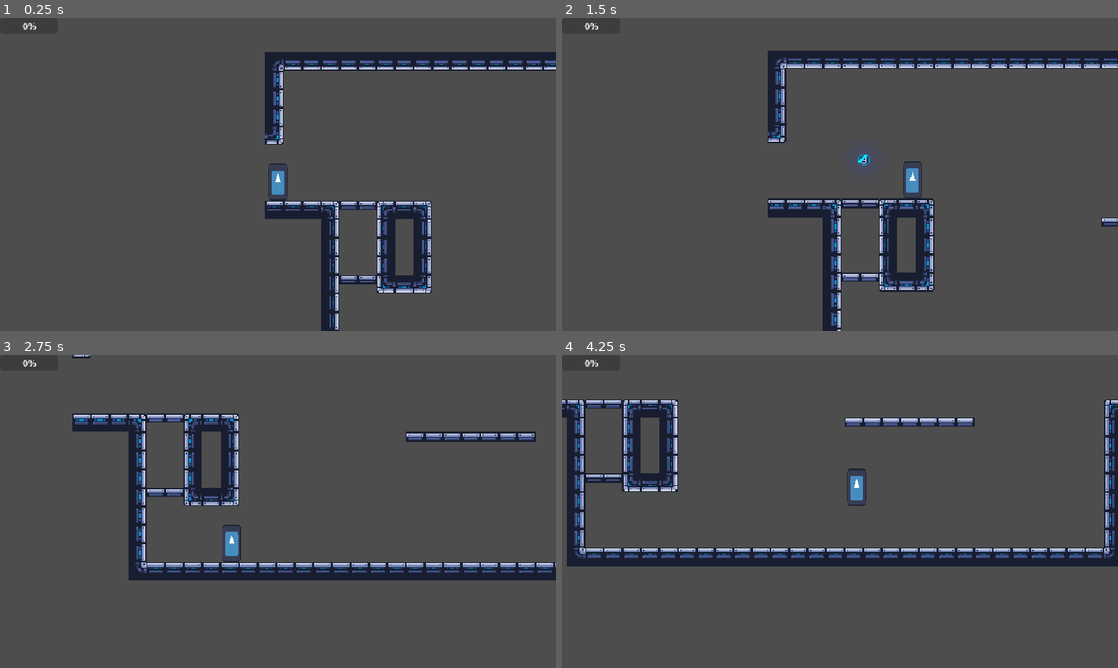
Above: before the commit, frames 1-4 (two rows, left to right).
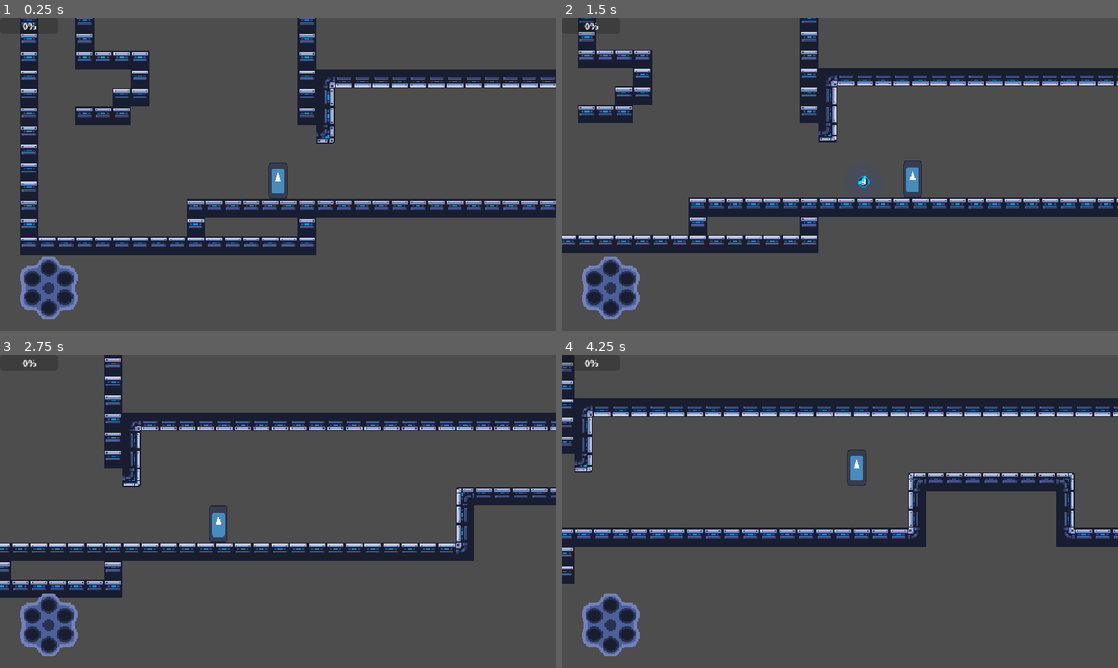
Above: after the commit, the same moments.

Repository: ygda-org/revolver
Game: Godot game, scene res://main/main.tscn
Same seed, same stepped clock (60 frames per second), same inputs: the game is played once before the commit and once after it. The engine's default icon, where the game draws it, is replaced by a stand-in: a white triangle on a blue panel in a dark square.
Inputs (mouse positions are in pixels of both pictures, inside the frame that each line leads up to):
- Up to frame 1 (0.25 s): no input
- Up to frame 2 (1.5 s): tap Enter (ui_accept) at 0.5, 0.6 s; move the mouse to (962, 158) at 0.52 s; hold D (right) from 0.53 s (still down); tap Space (jump) at 0.77 s; move the mouse to (728, 190) at 1.27 s; click (728, 190) at 1.35 s
- Up to frame 3 (2.75 s): tap Space (jump) at 1.52 s; tap Enter (ui_accept) at 1.55, 2.1 s; move the mouse to (333, 442) at 2.02 s; release D (right) at 2.03 s; hold A (left) from 2.03 s (still down)
- Up to frame 4 (4.25 s): move the mouse to (812, 574) at 2.77 s; release A (left) at 2.78 s; hold D (right) from 2.78 s (still down); tap Enter (ui_accept) at 2.85, 3.8 s; tap Space (jump) at 3.02, 3.77 s; move the mouse to (1006, 558) at 3.52 s; click (1006, 558) at 3.6 s

The runs differ from the first frame. In frame 1, 24% of the frame differs, in the area x 3-100%, y 0-100%; in frame 2, 23%; in frame 3, 24%; in frame 4, 26%, in the area x 0-100%, y 0-97%.

Commit message:
level gen in

Diff:
--- a/levels/finalized_levels/arena.tscn
+++ b/levels/finalized_levels/arena.tscn
@@ -1,9 +1,17 @@
 [gd_scene format=4 uid="uid://dh5gt3gmdypcy"]
 
+[ext_resource type="Script" uid="uid://cco8tgle33jhk" path="res://levels/room.gd" id="1_tpln1"]
 [ext_resource type="TileSet" uid="uid://dikhrktubmn1u" path="res://assets/tileset.tres" id="1_x56fg"]
 
 [node name="Arena" type="Node2D" unique_id=305474640]
+script = ExtResource("1_tpln1")
 
 [node name="TileMapLayer" type="TileMapLayer" parent="." unique_id=129110864]
 tile_map_data = PackedByteArray("AAAAAAMAAQABAAIAAAAAAP//AQABAAIAACABAAMAAQABAAIAAAABAP//AQACAAAAADACAAMAAQABAAIAAAADAA …(1280 unchanged characters)…
 tile_set = ExtResource("1_x56fg")
+
+[node name="LeftGate" type="Marker2D" parent="." unique_id=363802532]
+position = Vector2(0, 48)
+
+[node name="RightGate" type="Marker2D" parent="." unique_id=57634269]
+position = Vector2(400, 47)
--- a/levels/finalized_levels/big_climb.tscn
+++ b/levels/finalized_levels/big_climb.tscn
@@ -1,9 +1,16 @@
 [gd_scene format=4 uid="uid://ceahe2vb6ddoi"]
 
+[ext_resource type="Script" uid="uid://cco8tgle33jhk" path="res://levels/room.gd" id="1_kqwpw"]
 [ext_resource type="TileSet" uid="uid://dikhrktubmn1u" path="res://assets/tileset.tres" id="1_monfl"]
 
 [node name="BigClimb" type="Node2D" unique_id=48317999]
+script = ExtResource("1_kqwpw")
 
 [node name="TileMapLayer" type="TileMapLayer" parent="." unique_id=1844169777]
 tile_map_data = PackedByteArray("AAAAAAAAAQABAAIAAAABAAAAAQABAAIAAAACAAAAAQABAAIAAAADAAAAAQABAAIAAAAEAAAAAQABAAIAAAAAAP …(1840 unchanged characters)…
 tile_set = ExtResource("1_monfl")
+
+[node name="LeftGate" type="Marker2D" parent="." unique_id=1693639016]
+
+[node name="RightGate" type="Marker2D" parent="." unique_id=1027320888]
+position = Vector2(320, -272)
--- a/levels/finalized_levels/divot.tscn
+++ b/levels/finalized_levels/divot.tscn
@@ -1,9 +1,16 @@
 [gd_scene format=4 uid="uid://4fry2b1uh8qn"]
 
+[ext_resource type="Script" uid="uid://cco8tgle33jhk" path="res://levels/room.gd" id="1_qxta5"]
 [ext_resource type="TileSet" uid="uid://dikhrktubmn1u" path="res://assets/tileset.tres" id="1_umsxu"]
 
 [node name="Divot" type="Node2D" unique_id=97404988]
+script = ExtResource("1_qxta5")
 
 [node name="TileMapLayer" type="TileMapLayer" parent="." unique_id=1436705832]
 tile_map_data = PackedByteArray("AAAAAAAAAQABAAIAAAABAAAAAQABAAIAAAACAAAAAQABAAIAAAADAAAAAQACAAAAABAAAPz/AQABAAIAACABAP …(2320 unchanged characters)…
 tile_set = ExtResource("1_umsxu")
+
+[node name="LeftGate" type="Marker2D" parent="." unique_id=369581892]
+
+[node name="RightGate" type="Marker2D" parent="." unique_id=1065349130]
+position = Vector2(641, -65)
--- a/levels/finalized_levels/floors.tscn
+++ b/levels/finalized_levels/floors.tscn
@@ -1,9 +1,17 @@
 [gd_scene format=4 uid="uid://biabvptf2ckdh"]
 
 [ext_resource type="TileSet" uid="uid://dikhrktubmn1u" path="res://assets/tileset.tres" id="1_vof73"]
+[ext_resource type="Script" uid="uid://cco8tgle33jhk" path="res://levels/room.gd" id="1_y4fel"]
 
 [node name="Floors" type="Node2D" unique_id=2070512084]
+script = ExtResource("1_y4fel")
 
 [node name="TileMapLayer" type="TileMapLayer" parent="." unique_id=2060085899]
 tile_map_data = PackedByteArray("AAAAAAMAAQABAAIAAAABAAMAAQABAAIAAAAAAP//AQABAAIAACABAP//AQACAAAAADACAAMAAQABAAIAAAADAA …(1024 unchanged characters)…
 tile_set = ExtResource("1_vof73")
+
+[node name="LeftGate" type="Marker2D" parent="." unique_id=1157317436]
+position = Vector2(0, 47)
+
+[node name="RightGate" type="Marker2D" parent="." unique_id=219429635]
+position = Vector2(338, -17)
--- a/levels/finalized_levels/gap.tscn
+++ b/levels/finalized_levels/gap.tscn
@@ -1,9 +1,16 @@
 [gd_scene format=4 uid="uid://tdmtpaas2xmi"]
 
 [ext_resource type="TileSet" uid="uid://dikhrktubmn1u" path="res://assets/tileset.tres" id="1_j7mk3"]
+[ext_resource type="Script" uid="uid://cco8tgle33jhk" path="res://levels/room.gd" id="1_u645g"]
 
 [node name="Gap" type="Node2D" unique_id=1217900044]
+script = ExtResource("1_u645g")
 
 [node name="TileMapLayer" type="TileMapLayer" parent="." unique_id=190858701]
 tile_map_data = PackedByteArray("AAAAAAAAAQABAAIAAAAAAPz/AQACAAAAADAAAPv/AQACAAEAABAAAPr/AQACAAEAABAAAPn/AQACAAEAABAAAP …(1856 unchanged characters)…
 tile_set = ExtResource("1_j7mk3")
+
+[node name="LeftGate" type="Marker2D" parent="." unique_id=1137780046]
+
+[node name="RightGate" type="Marker2D" parent="." unique_id=198641041]
+position = Vector2(593, -2)
--- a/levels/finalized_levels/revolver.tscn
+++ b/levels/finalized_levels/revolver.tscn
@@ -1,9 +1,17 @@
 [gd_scene format=4 uid="uid://caglpsmtvy52y"]
 
 [ext_resource type="TileSet" uid="uid://dikhrktubmn1u" path="res://assets/tileset.tres" id="1_rqxvc"]
+[ext_resource type="Script" uid="uid://cco8tgle33jhk" path="res://levels/room.gd" id="1_uvwb7"]
 
 [node name="Revolver" type="Node2D" unique_id=811598274]
+script = ExtResource("1_uvwb7")
 
 [node name="TileMapLayer" type="TileMapLayer" parent="." unique_id=554724178]
 tile_map_data = PackedByteArray("AAAAAAEAAQABAAIAAAAAAP3/AQABAAIAACABAAEAAQABAAIAAAACAAEAAQABAAIAAAADAAEAAQABAAIAAAABAP …(8112 unchanged characters)…
 tile_set = ExtResource("1_rqxvc")
+
+[node name="LeftGate" type="Marker2D" parent="." unique_id=1387150472]
+position = Vector2(0, 16)
+
+[node name="RightGate" type="Marker2D" parent="." unique_id=236153212]
+position = Vector2(768, 321)
--- a/levels/finalized_levels/short_climb.tscn
+++ b/levels/finalized_levels/short_climb.tscn
@@ -5,8 +5,13 @@
 
 [node name="ShortClimb" type="Node2D" unique_id=857788238]
 script = ExtResource("1_71rvx")
-gates = Array[Vector4]([Vector4(0, 0, 0, 0), Vector4(0, 1, 0, 0)])
 
 [node name="TileMapLayer" type="TileMapLayer" parent="." unique_id=1883053869]
 tile_map_data = PackedByteArray("AAAAAAAAAQACAAIAADAAAAQAAQACAAEAABAIAAIAAQABAAAAAAALAAAAAQACAAEAAAALAAEAAQACAAEAAAAAAA …(1008 unchanged characters)…
 tile_set = ExtResource("1_p83dv")
+
+[node name="LeftGate" type="Marker2D" parent="." unique_id=2132986408]
+position = Vector2(-1, 208)
+
+[node name="RightGate" type="Marker2D" parent="." unique_id=1825803577]
+position = Vector2(226, -34)
--- a/levels/finalized_levels/small_jump_down.tscn
+++ b/levels/finalized_levels/small_jump_down.tscn
@@ -1,9 +1,16 @@
 [gd_scene format=4 uid="uid://d2m4afcrc7r3t"]
 
 [ext_resource type="TileSet" uid="uid://dikhrktubmn1u" path="res://assets/tileset.tres" id="1_t5ce2"]
+[ext_resource type="Script" uid="uid://cco8tgle33jhk" path="res://levels/room.gd" id="1_tlc6i"]
 
 [node name="SmallJumpDown" type="Node2D" unique_id=1898100694]
+script = ExtResource("1_tlc6i")
 
 [node name="TileMapLayer" type="TileMapLayer" parent="." unique_id=1873357422]
 tile_map_data = PackedByteArray("AAAAAAAAAQABAAIAAAABAAAAAQABAAIAAAACAAAAAQABAAIAAAADAAAAAQABAAIAAAAEAAAAAQABAAIAAAAFAA …(848 unchanged characters)…
 tile_set = ExtResource("1_t5ce2")
+
+[node name="LeftGate" type="Marker2D" parent="." unique_id=1440213313]
+
+[node name="RightGate" type="Marker2D" parent="." unique_id=1131926262]
+position = Vector2(225, 125)
--- a/levels/finalized_levels/small_jump_up.tscn
+++ b/levels/finalized_levels/small_jump_up.tscn
@@ -1,9 +1,16 @@
 [gd_scene format=4 uid="uid://davvari2jplu4"]
 
+[ext_resource type="Script" uid="uid://cco8tgle33jhk" path="res://levels/room.gd" id="1_0tf2e"]
 [ext_resource type="TileSet" uid="uid://dikhrktubmn1u" path="res://assets/tileset.tres" id="1_mu41l"]
 
 [node name="SmallJumpUp" type="Node2D" unique_id=893360166]
+script = ExtResource("1_0tf2e")
 
 [node name="TileMapLayer" type="TileMapLayer" parent="." unique_id=1955981325]
 tile_map_data = PackedByteArray("AAAAAAAAAQABAAIAAAABAAAAAQABAAIAAAACAAAAAQABAAIAAAADAAAAAQABAAIAAAAEAAAAAQABAAIAAAAFAA …(656 unchanged characters)…
 tile_set = ExtResource("1_mu41l")
+
+[node name="LeftGate" type="Marker2D" parent="." unique_id=1758793647]
+
+[node name="RightGate" type="Marker2D" parent="." unique_id=1021275462]
+position = Vector2(258, -67)
--- a/levels/finalized_levels/smallest.tscn
+++ b/levels/finalized_levels/smallest.tscn
@@ -1,9 +1,16 @@
 [gd_scene format=4 uid="uid://b5xo6o75hpty"]
 
 [ext_resource type="TileSet" uid="uid://dikhrktubmn1u" path="res://assets/tileset.tres" id="1_nfwwi"]
+[ext_resource type="Script" uid="uid://cco8tgle33jhk" path="res://levels/room.gd" id="1_w14o3"]
 
 [node name="Smallest" type="Node2D" unique_id=1030999557]
+script = ExtResource("1_w14o3")
 
 [node name="TileMapLayer" type="TileMapLayer" parent="." unique_id=61159573]
 tile_map_data = PackedByteArray("AAAAAAAAAQABAAIAAAABAAAAAQABAAIAAAACAAAAAQABAAIAAAADAAAAAQABAAIAAAAAAPz/AQABAAIAACABAP …(528 unchanged characters)…
 tile_set = ExtResource("1_nfwwi")
+
+[node name="LeftGate" type="Marker2D" parent="." unique_id=590011828]
+
+[node name="RightGate" type="Marker2D" parent="." unique_id=1366141479]
+position = Vector2(257, 1)
--- a/levels/finalized_levels/steps.tscn
+++ b/levels/finalized_levels/steps.tscn
@@ -1,9 +1,17 @@
 [gd_scene format=4 uid="uid://ck2v6kb7at7k1"]
 
+[ext_resource type="Script" uid="uid://cco8tgle33jhk" path="res://levels/room.gd" id="1_qsw0f"]
 [ext_resource type="TileSet" uid="uid://dikhrktubmn1u" path="res://assets/tileset.tres" id="1_vma6n"]
 
 [node name="Steps" type="Node2D" unique_id=1921354511]
+script = ExtResource("1_qsw0f")
 
 [node name="TileMapLayer" type="TileMapLayer" parent="." unique_id=667169609]
 tile_map_data = PackedByteArray("AAAAAAQAAQABAAIAAAABAAQAAQABAAIAAAAAAAAAAQABAAIAACACAAQAAQABAAIAAAADAAQAAQABAAIAAAAEAA …(2096 unchanged characters)…
 tile_set = ExtResource("1_vma6n")
+
+[node name="LeftGate" type="Marker2D" parent="." unique_id=1292892235]
+position = Vector2(-2, 63)
+
+[node name="RightGate" type="Marker2D" parent="." unique_id=484192381]
+position = Vector2(337, -273)
--- a/levels/finalized_levels/tunnel.tscn
+++ b/levels/finalized_levels/tunnel.tscn
@@ -1,9 +1,17 @@
 [gd_scene format=4 uid="uid://dnoe8amuqmu6q"]
 
+[ext_resource type="Script" uid="uid://cco8tgle33jhk" path="res://levels/room.gd" id="1_2v75e"]
 [ext_resource type="TileSet" uid="uid://dikhrktubmn1u" path="res://assets/tileset.tres" id="1_uveau"]
 
 [node name="Tunnel" type="Node2D" unique_id=188045053]
+script = ExtResource("1_2v75e")
 
 [node name="TileMapLayer" type="TileMapLayer" parent="." unique_id=808402596]
 tile_map_data = PackedByteArray("AAABAAAAAQABAAIAACABAAcAAQABAAIAAAACAAAAAQABAAIAACACAAcAAQABAAIAAAADAAAAAQABAAIAACADAA …(1552 unchanged characters)…
 tile_set = ExtResource("1_uveau")
+
+[node name="LeftGate" type="Marker2D" parent="." unique_id=605815278]
+position = Vector2(-2, 110)
+
+[node name="RightGate" type="Marker2D" parent="." unique_id=1621507090]
+position = Vector2(723, 110)
--- a/levels/finalized_levels/winder.tscn
+++ b/levels/finalized_levels/winder.tscn
@@ -1,9 +1,16 @@
 [gd_scene format=4 uid="uid://bdocv0lkp4a2j"]
 
+[ext_resource type="Script" uid="uid://cco8tgle33jhk" path="res://levels/room.gd" id="1_l1hc5"]
 [ext_resource type="TileSet" uid="uid://dikhrktubmn1u" path="res://assets/tileset.tres" id="1_xymot"]
 
 [node name="Winder" type="Node2D" unique_id=1835849230]
+script = ExtResource("1_l1hc5")
 
 [node name="TileMapLayer" type="TileMapLayer" parent="." unique_id=297715666]
 tile_map_data = PackedByteArray("AAAAAAAAAQABAAIAAAABAAAAAQABAAIAAAACAAAAAQABAAIAAAAAAPz/AQABAAIAACABAPz/AQABAAIAACACAP …(3984 unchanged characters)…
 tile_set = ExtResource("1_xymot")
+
+[node name="LeftGate" type="Marker2D" parent="." unique_id=2130998983]
+
+[node name="RightGate" type="Marker2D" parent="." unique_id=616260780]
+position = Vector2(673, -82)
--- a/levels/level.gd
+++ b/levels/level.gd
@@ -7,29 +7,31 @@
 
 var level_length : int = 20
 
+const ROOMS_PATH : String = "res://levels/finalized_levels/"
+
 # Called when the node enters the scene tree for the first time.
 func _ready() -> void:
-	for room_file in ResourceLoader.list_directory("res://levels/test_rooms/"):# DirAccess.get_files_at("res://level/rooms/room_for_real/"):
-		pool.append(load("res://levels/test_rooms/" + room_file))
+	for room_file in ResourceLoader.list_directory(ROOMS_PATH):
+		pool.append(load(ROOMS_PATH + room_file))
 	#pool.sort_custom(func(a,b): return a.length > b.length)
 	generate()
 
-func _process(delta: float) -> void:
-
-	if Input.is_action_just_pressed("ui_accept"):
-		for i in range(1, get_child_count()):
-			get_child(i).queue_free()
-		generate()
-
-	if Input.is_action_pressed("ui_up"):
-		$Camera2D.zoom += Vector2(1,1) * delta
-	if Input.is_action_pressed("ui_down"):
-		$Camera2D.zoom += -Vector2(1,1) * delta
-
-	var mouse_vector = get_viewport().get_mouse_position() - Vector2(960/2, 540/2)
-	if mouse_vector.length_squared() < 10000:
-		return
-	$Camera2D.position += mouse_vector * delta
+#func _process(delta: float) -> void:
+	#
+	#if Input.is_action_just_pressed("ui_accept"):
+		#for i in range(1, get_child_count()):
+			#get_child(i).queue_free()
+		#generate()
+	#
+	#if Input.is_action_pressed("ui_up"):
+		#$Camera2D.zoom += Vector2(1,1) * delta
+	#if Input.is_action_pressed("ui_down"):
+		#$Camera2D.zoom += -Vector2(1,1) * delta
+	#
+	#var mouse_vector = get_viewport().get_mouse_position() - Vector2(960/2, 540/2)
+	#if mouse_vector.length_squared() < 10000:
+		#return
+	#$Camera2D.position += mouse_vector * delta
 
 func generate() -> void:
 	var queue : Array[Room] = []
--- a/levels/level.tscn
+++ b/levels/level.tscn
@@ -4,6 +4,3 @@
 
 [node name="Level" type="Node2D" unique_id=2114628824]
 script = ExtResource("1_80vhd")
-
-[node name="Camera2D" type="Camera2D" parent="." unique_id=1480910760]
-zoom = Vector2(0.2, 0.2)
--- a/levels/start_end_rooms/t_room_end.tscn
+++ b/levels/start_end_rooms/t_room_end.tscn
@@ -12,4 +12,4 @@
 tile_set = ExtResource("2_xr8nl")
 
 [node name="Marker2D" type="Marker2D" parent="." unique_id=121254526]
-position = Vector2(1, 206)
+position = Vector2(-1, 240)
--- a/levels/start_end_rooms/t_room_start.tscn
+++ b/levels/start_end_rooms/t_room_start.tscn
@@ -12,4 +12,4 @@
 tile_set = ExtResource("2_n4t7v")
 
 [node name="Marker2D" type="Marker2D" parent="." unique_id=461458738]
-position = Vector2(256, 179)
+position = Vector2(256, 207)
--- a/main/main.tscn
+++ b/main/main.tscn
@@ -1,16 +1,16 @@
 [gd_scene format=3 uid="uid://cnoahdbn2sxq3"]
 
 [ext_resource type="PackedScene" uid="uid://dhebim0i23kwq" path="res://player/player.tscn" id="2_pjrb6"]
-[ext_resource type="PackedScene" uid="uid://tdmtpaas2xmi" path="res://levels/finalized_levels/gap.tscn" id="3_xwkvk"]
+[ext_resource type="PackedScene" uid="uid://bpd0hdgh8yjwm" path="res://levels/level.tscn" id="3_xwkvk"]
 [ext_resource type="PackedScene" uid="uid://rcq8go31l55x" path="res://ui/hud.tscn" id="4_c651c"]
 
 [node name="Main" type="Node2D" unique_id=1213057778]
-
-[node name="Player" parent="." unique_id=1304598780 instance=ExtResource("2_pjrb6")]
-position = Vector2(11, -22)
 
 [node name="CanvasLayer" type="CanvasLayer" parent="." unique_id=338208126]
 
 [node name="Hud" parent="CanvasLayer" unique_id=1107756674 instance=ExtResource("4_c651c")]
 
-[node name="Gap" parent="." unique_id=1217900044 instance=ExtResource("3_xwkvk")]
+[node name="Player" parent="." unique_id=1304598780 instance=ExtResource("2_pjrb6")]
+position = Vector2(223, 187)
+
+[node name="Level" parent="." unique_id=2114628824 instance=ExtResource("3_xwkvk")]
--- a/ui/hud.tscn
+++ b/ui/hud.tscn
@@ -1,6 +1,96 @@
 [gd_scene format=3 uid="uid://rcq8go31l55x"]
 
 [ext_resource type="Script" uid="uid://bt6yv7042srx6" path="res://ui/hud.gd" id="1_rbyyf"]
+[ext_resource type="Texture2D" uid="uid://b10ebsd2m16cn" path="res://assets/ui/revolver_rotate_empty.png" id="2_546lt"]
+[ext_resource type="Texture2D" uid="uid://dlsgg4ygkppf4" path="res://assets/ui/revolver_reload.png" id="3_7ihmi"]
+
+[sub_resource type="AtlasTexture" id="AtlasTexture_en2x2"]
+atlas = ExtResource("2_546lt")
+region = Rect2(0, 0, 56, 57)
+
+[sub_resource type="AtlasTexture" id="AtlasTexture_1v5rv"]
+atlas = ExtResource("3_7ihmi")
+region = Rect2(0, 0, 56, 57)
+
+[sub_resource type="AtlasTexture" id="AtlasTexture_q43x7"]
+atlas = ExtResource("3_7ihmi")
+region = Rect2(56, 0, 56, 57)
+
+[sub_resource type="AtlasTexture" id="AtlasTexture_srpbi"]
+atlas = ExtResource("3_7ihmi")
+region = Rect2(0, 57, 56, 57)
+
+[sub_resource type="AtlasTexture" id="AtlasTexture_spcu4"]
+atlas = ExtResource("3_7ihmi")
+region = Rect2(56, 57, 56, 57)
+
+[sub_resource type="AtlasTexture" id="AtlasTexture_ff8ar"]
+atlas = ExtResource("2_546lt")
+region = Rect2(0, 0, 56, 57)
+
+[sub_resource type="AtlasTexture" id="AtlasTexture_m0eg6"]
+atlas = ExtResource("2_546lt")
+region = Rect2(56, 0, 56, 57)
+
+[sub_resource type="AtlasTexture" id="AtlasTexture_b00kl"]
+atlas = ExtResource("2_546lt")
+region = Rect2(0, 57, 56, 57)
+
+[sub_resource type="AtlasTexture" id="AtlasTexture_so1yu"]
+atlas = ExtResource("2_546lt")
+region = Rect2(56, 57, 56, 57)
+
+[sub_resource type="AtlasTexture" id="AtlasTexture_65xic"]
+atlas = ExtResource("2_546lt")
+region = Rect2(0, 0, 56, 57)
+
+[sub_resource type="SpriteFrames" id="SpriteFrames_55d6i"]
+animations = [{
+"frames": [{
+"duration": 1.0,
+"texture": SubResource("AtlasTexture_en2x2")
+}],
+"loop": 0,
+"name": &"default",
+"speed": 5.0
+}, {
+"frames": [{
+"duration": 1.0,
+"texture": SubResource("AtlasTexture_1v5rv")
+}, {
+"duration": 1.0,
+"texture": SubResource("AtlasTexture_q43x7")
+}, {
+"duration": 1.0,
+"texture": SubResource("AtlasTexture_srpbi")
+}, {
+"duration": 1.0,
+"texture": SubResource("AtlasTexture_spcu4")
+}],
+"loop": 1,
+"name": &"reload",
+"speed": 24.0
+}, {
+"frames": [{
+"duration": 1.0,
+"texture": SubResource("AtlasTexture_ff8ar")
+}, {
+"duration": 1.0,
+"texture": SubResource("AtlasTexture_m0eg6")
+}, {
+"duration": 1.0,
+"texture": SubResource("AtlasTexture_b00kl")
+}, {
+"duration": 1.0,
+"texture": SubResource("AtlasTexture_so1yu")
+}, {
+"duration": 1.0,
+"texture": SubResource("AtlasTexture_65xic")
+}],
+"loop": 0,
+"name": &"switch",
+"speed": 12.0
+}]
 
 [node name="Hud" type="Control" unique_id=1107756674]
 layout_mode = 3
@@ -16,3 +106,13 @@
 offset_right = 100.0
 offset_bottom = 27.0
 max_value = 1.0
+
+[node name="RevolverAnim" type="AnimatedSprite2D" parent="." unique_id=1872277743]
+position = Vector2(83, 466)
+rotation = -1.5707964
+scale = Vector2(2, 2)
+sprite_frames = SubResource("SpriteFrames_55d6i")
+animation = &"switch"
+autoplay = "default"
+frame = 4
+frame_progress = 1.0
Binary file added: assets/ui/revolver_reload.png
Not shown, added: assets/ui/revolver_reload.png.import
Binary file added: assets/ui/revolver_rotate_empty.png
Not shown, added: assets/ui/revolver_rotate_empty.png.import
